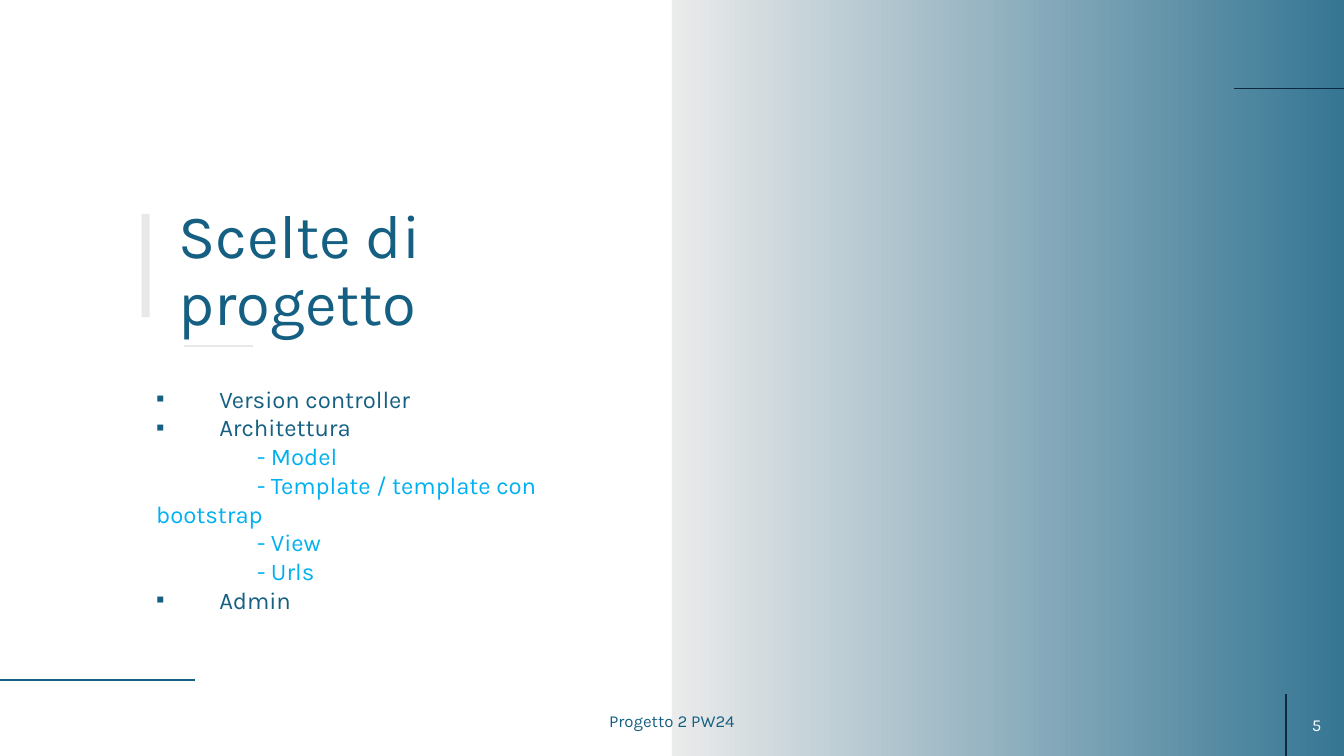
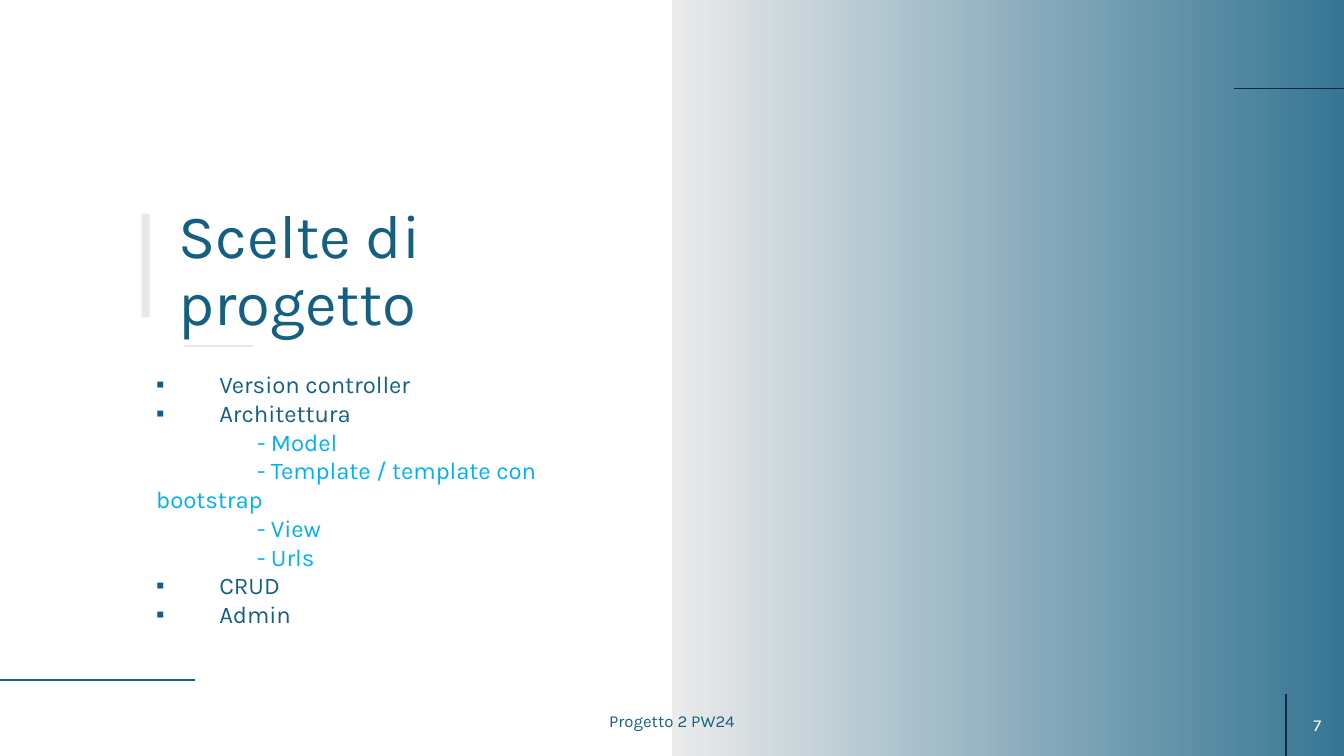
Before and after one commit to DavideBrambilla98/Progetto2_PW24, a slide deck: slide 7 of Documentazione/PROGETTO 2 PW24.pptx (slide 5 before the commit). Drawn at 1344x756 pixels with LibreOffice and Linux fonts; fonts in the diff are those of the drawing. Boxes give left, top, right and bottom in pixels: in the first picture for what was removed or moved away, otherwise in the second. Text is boxed around its words. In the diff, an @@ line names an element or a change of style, - is before the commit and + after.

```diff
--- a/Documentazione/PROGETTO 2 PW24.pptx
+++ b/Documentazione/PROGETTO 2 PW24.pptx
@@ text at bbox=[219, 578, 280, 595]: paragraph added @@
+▪ CRUD
@@ page number at bbox=[1313, 720, 1321, 731]: text changed @@
-5
+7
```
Also in this commit, not shown: 2 other slides changed, 3 slides added.
